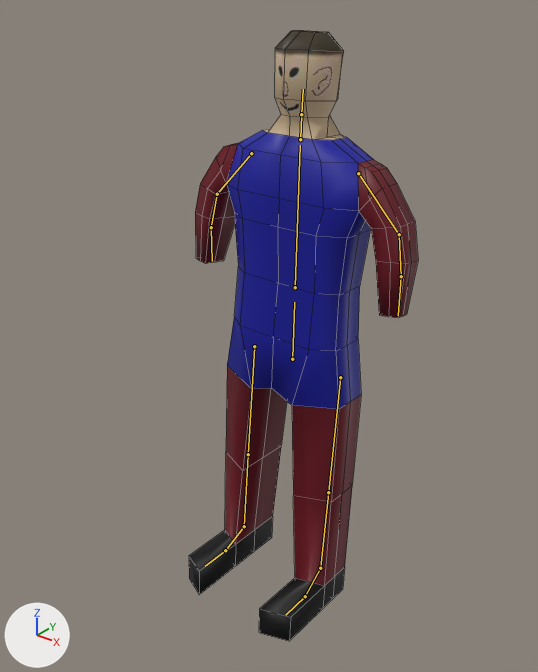
One commit to the FBX model Blender/AllAnim.fbx: the scene before it, then after it.
Before and after are seen from a camera (50 mm lens) standing at (3.89, -4.12, 5.97) and looking at (-0.07, 0.83, 2.9). Arrows for +X, +Y and +Z are at lower left; the lights stay in place. The picture after the commit comes second. The bones that change, and the others that lie on the model, are drawn over the model as lines. Mesh edges are drawn as thin lines.
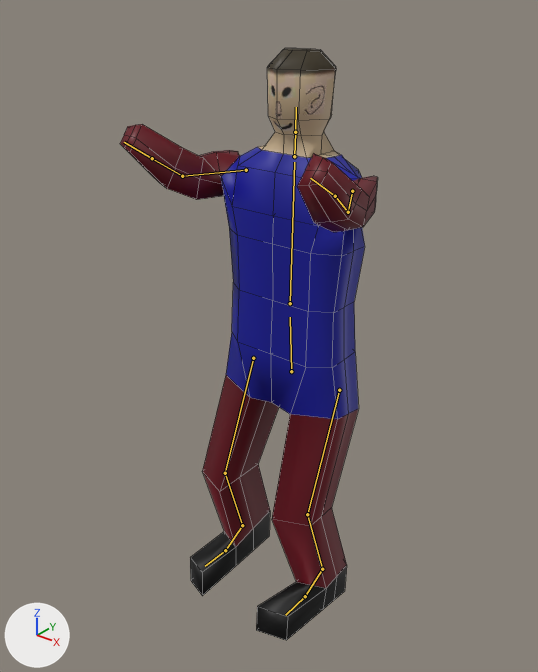
The newer file adds an action. The first version stands in its rest pose; the second is drawn at frame 35 of the action 'Resurrect.001'.

Boxes (x1, y1, x2, y2) around the edits, measured in the pictures (538 x 672 px):
'Cube', posed (13% wider)
    before: (189, 30, 418, 641)
    after: (120, 48, 378, 640)
bone 'Hip', root to tip
    before: (292, 359) to (294, 302)
    after: (291, 371) to (290, 317)
bone 'Spine', root to tip
    before: (295, 287) to (300, 145)
    after: (290, 303) to (294, 162)
bone 'Neck', root to tip
    before: (300, 139) to (301, 114)
    after: (294, 156) to (295, 132)
bone 'UpperArm.L', root to tip
    before: (358, 173) to (399, 234)
    after: (352, 191) to (348, 212)
bone 'LowerArm.L', root to tip
    before: (399, 234) to (401, 276)
    after: (348, 212) to (335, 196)
bone 'UpperArm.R', root to tip
    before: (251, 153) to (217, 194)
    after: (246, 170) to (182, 176)
bone 'LowerArm.R', root to tip
    before: (217, 194) to (211, 227)
    after: (182, 176) to (152, 158)
bone 'UpperLeg.L', root to tip
    before: (340, 377) to (328, 492)
    after: (339, 390) to (307, 514)
bone 'LowerLeg.L', root to tip
    before: (328, 492) to (320, 568)
    after: (307, 514) to (322, 569)
bone 'Foot.L', root to tip
    before: (320, 568) to (305, 596)
    after: (322, 569) to (305, 596)
bone 'UpperLeg.R', root to tip
    before: (254, 346) to (248, 454)
    after: (253, 358) to (225, 473)
bone 'LowerLeg.R', root to tip
    before: (248, 454) to (244, 526)
    after: (225, 473) to (242, 525)
bone 'Foot.R', root to tip
    before: (244, 526) to (225, 550)
    after: (242, 525) to (225, 550)

The change, as a diff of the scene's bpy script:
```diff
--- a/Blender/AllAnim.fbx.py
+++ b/Blender/AllAnim.fbx.py
@@ bone_hip @@
 bone_hip = bpy.data.objects['Armature'].pose.bones['Hip']  # child of 'Root'
-bone_hip.location = (0.0, 0.0, 0.0)
-bone_hip.rotation_quaternion = (1.0, 0.0, 0.0, 0.0)  # degrees (0, 0, 0)
+bone_hip.location = (0.0, -0.13, 0.01)
+bone_hip.rotation_quaternion = (0.999, 0.04, 0.0, 0.0)  # degrees (5, 0, 0)
@@ bone_spine @@
 bone_spine = bpy.data.objects['Armature'].pose.bones['Spine']  # child of 'Hip'
-bone_spine.rotation_quaternion = (1.0, 0.0, 0.0, 0.0)  # degrees (0, 0, 0)
+bone_spine.rotation_quaternion = (0.999, -0.04, 0.0, 0.0)  # degrees (-5, 0, 0)
@@ bone_neck @@
 bone_neck = bpy.data.objects['Armature'].pose.bones['Neck']  # child of 'Spine'
-bone_neck.rotation_quaternion = (1.0, 0.0, 0.0, 0.0)  # degrees (0, 0, 0)
+bone_neck.rotation_quaternion = (1.0, 0.012, 0.0, 0.0)  # degrees (1, 0, 0)
@@ bone_upperarm_l @@
 bone_upperarm_l = bpy.data.objects['Armature'].pose.bones['UpperArm.L']  # child of 'Spine'
-bone_upperarm_l.rotation_quaternion = (1.0, 0.0, 0.0, 0.0)  # degrees (0, 0, 0)
+bone_upperarm_l.rotation_quaternion = (0.721, 0.546, -0.416, -0.095)  # degrees (86, -30, -43)
@@ bone_lowerarm_l @@
 bone_lowerarm_l = bpy.data.objects['Armature'].pose.bones['LowerArm.L']  # child of 'UpperArm.L'
-bone_lowerarm_l.rotation_quaternion = (1.0, 0.0, 0.0, 0.0)  # degrees (0, 0, 0)
+bone_lowerarm_l.rotation_quaternion = (0.952, 0.28, -0.014, 0.121)  # degrees (32, -5, 13)
@@ bone_upperarm_r @@
 bone_upperarm_r = bpy.data.objects['Armature'].pose.bones['UpperArm.R']  # child of 'Spine'
-bone_upperarm_r.rotation_quaternion = (1.0, 0.0, 0.0, 0.0)  # degrees (0, 0, 0)
+bone_upperarm_r.rotation_quaternion = (0.721, 0.556, 0.403, 0.095)  # degrees (86, 28, 42)
@@ bone_lowerarm_r @@
 bone_lowerarm_r = bpy.data.objects['Armature'].pose.bones['LowerArm.R']  # child of 'UpperArm.R'
-bone_lowerarm_r.rotation_quaternion = (1.0, 0.0, 0.0, 0.0)  # degrees (0, 0, 0)
+bone_lowerarm_r.rotation_quaternion = (0.952, 0.28, 0.014, -0.121)  # degrees (32, 5, -13)
@@ bone_upperleg_l @@
 bone_upperleg_l = bpy.data.objects['Armature'].pose.bones['UpperLeg.L']  # child of 'Hip'
-bone_upperleg_l.rotation_quaternion = (1.0, 0.0, 0.0, 0.0)  # degrees (0, 0, 0)
+bone_upperleg_l.rotation_quaternion = (0.983, 0.185, 0.004, 0.005)  # degrees (21, 0, 1)
@@ bone_lowerleg_l @@
 bone_lowerleg_l = bpy.data.objects['Armature'].pose.bones['LowerLeg.L']  # child of 'UpperLeg.L'
-bone_lowerleg_l.rotation_quaternion = (1.0, 0.0, 0.0, 0.0)  # degrees (0, 0, 0)
+bone_lowerleg_l.rotation_quaternion = (0.941, -0.338, 0.0, 0.0)  # degrees (-40, 0, 0)
@@ bone_foot_l @@
 bone_foot_l = bpy.data.objects['Armature'].pose.bones['Foot.L']  # child of 'LowerLeg.L'
-bone_foot_l.rotation_quaternion = (1.0, 0.0, 0.0, 0.0)  # degrees (0, 0, 0)
+bone_foot_l.rotation_quaternion = (0.98, 0.2, 0.0, -0.008)  # degrees (23, 0, -1)
@@ bone_upperleg_r @@
 bone_upperleg_r = bpy.data.objects['Armature'].pose.bones['UpperLeg.R']  # child of 'Hip'
-bone_upperleg_r.rotation_quaternion = (1.0, 0.0, 0.0, 0.0)  # degrees (0, 0, 0)
+bone_upperleg_r.rotation_quaternion = (0.983, 0.185, -0.004, -0.005)  # degrees (21, 0, -1)
@@ bone_lowerleg_r @@
 bone_lowerleg_r = bpy.data.objects['Armature'].pose.bones['LowerLeg.R']  # child of 'UpperLeg.R'
-bone_lowerleg_r.rotation_quaternion = (1.0, 0.0, 0.0, 0.0)  # degrees (0, 0, 0)
+bone_lowerleg_r.rotation_quaternion = (0.941, -0.338, 0.0, 0.0)  # degrees (-40, 0, 0)
@@ bone_foot_r @@
 bone_foot_r = bpy.data.objects['Armature'].pose.bones['Foot.R']  # child of 'LowerLeg.R'
-bone_foot_r.rotation_quaternion = (1.0, 0.0, 0.0, 0.0)  # degrees (0, 0, 0)
+bone_foot_r.rotation_quaternion = (0.98, 0.2, 0.0, 0.008)  # degrees (23, 0, 1)
```
